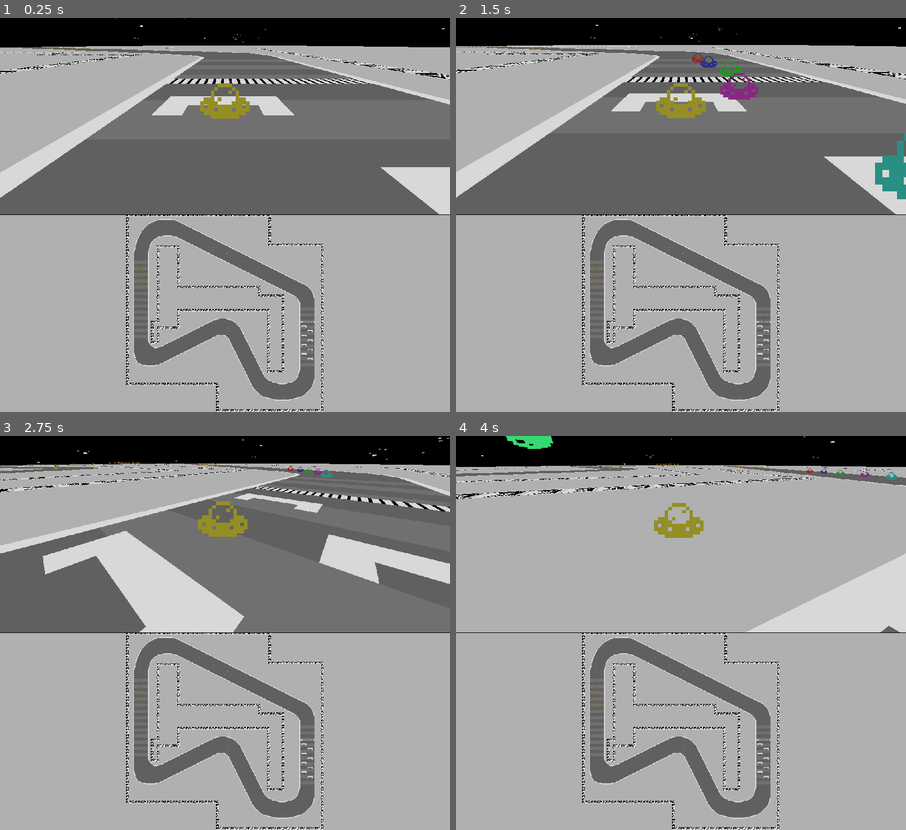
Above: before the commit, frames 1-4 (two rows, left to right).
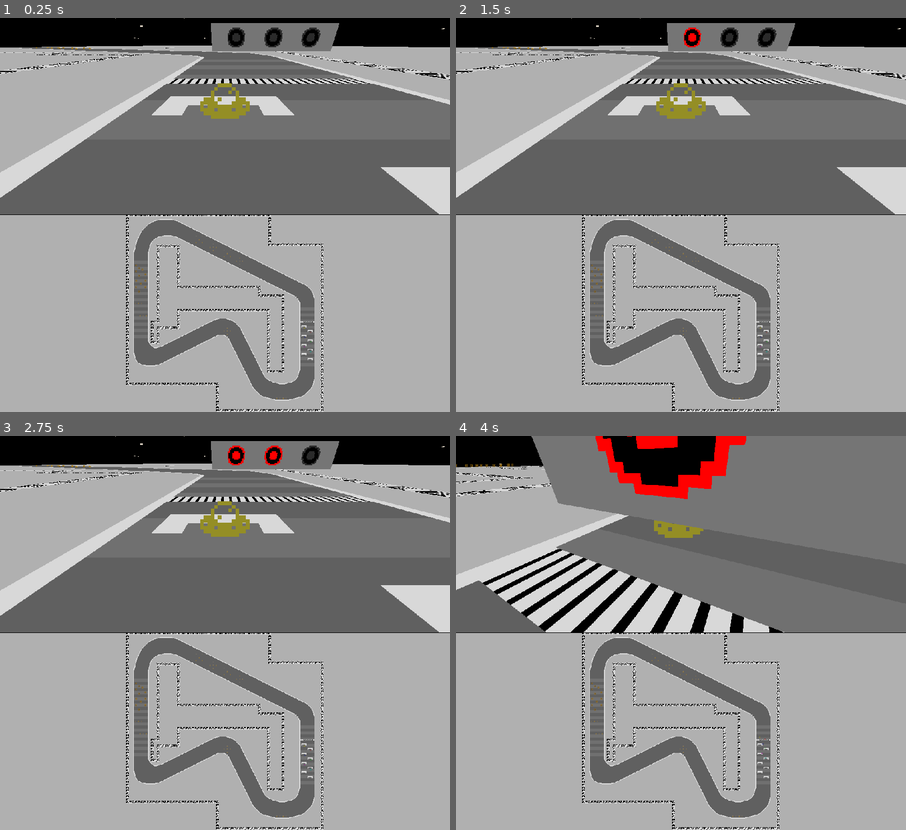
Above: after the commit, the same moments.

Repository: puzzud/MizJam1
Game: Godot game, scene res://Scenes/Game.tscn
Two runs of this game, one before a commit and one after it. Both use one fixed random seed, a clock stepped at 60 frames per second and the inputs below.
Inputs:
- Up to frame 1 (0.25 s): no input
- Up to frame 2 (1.5 s): hold D (game_turn_right) 0.53-1.28 s; hold S (game_brake) from 1.28 s (still down)
- Up to frame 3 (2.75 s): release S (game_brake) at 2.03 s; hold D (game_turn_right) from 2.03 s (still down)
- Up to frame 4 (4 s): release D (game_turn_right) at 2.78 s; hold Space (game_accelerate) 2.78-3.53 s; hold A (game_turn_left) from 3.53 s (still down)

The runs differ from the first frame. In frame 1, 1.7% of the frame differs, in the area x 46-76%, y 1-85%; in frame 2, 5.3%; in frame 3, 18%; in frame 4, 41%, in the area x 0-100%, y 0-82%.

Commit message:
Added race start sequence.

Diff:
--- a/Project/Scenes/Game.tscn
+++ b/Project/Scenes/Game.tscn
@@ -25,6 +25,9 @@
 
 [node name="Controller" type="Node" parent="Karts/Kart1"]
 script = ExtResource( 3 )
+
+[node name="Listener" type="Listener" parent="Karts/Kart1"]
+current = true
 
 [node name="Kart2" parent="Karts" instance=ExtResource( 2 )]
 transform = Transform( 1, 0, 0, 0, 1, 0, 0, 0, 1, 54.9208, 0, 12.0611 )
@@ -93,6 +96,8 @@
 
 [node name="ViewportTop" type="Viewport" parent="Viewports/ViewportContainerTop"]
 size = Vector2( 1024, 447 )
+handle_input_locally = false
+render_target_update_mode = 3
 
 [node name="Camera" type="Camera" parent="Viewports/ViewportContainerTop/ViewportTop"]
 transform = Transform( 0.999936, -0.00301202, 0.0108995, 0, 0.963873, 0.266362, -0.011308, -0.266345, 0.963811, 53.5164, 1.55599, 29.0126 )
@@ -112,6 +117,8 @@
 
 [node name="ViewportBottom" type="Viewport" parent="Viewports/ViewportContainerBottom"]
 size = Vector2( 1024, 448 )
+handle_input_locally = false
+render_target_update_mode = 3
 
 [node name="TopCamera" type="Camera" parent="Viewports/ViewportContainerBottom/ViewportBottom"]
 transform = Transform( 1, 0, 0, 0, -4.37114e-08, 1, 0, -1, -4.37114e-08, 0.0543633, 90.6568, 0.00218773 )
@@ -122,6 +129,7 @@
 fov = 56.7
 far = 150.0
 [connection signal="kartCrossedFinishLine" from="Track" to="." method="onTrackKartCrossedFinishLine"]
+[connection signal="startSequenceFinished" from="Track" to="." method="onTrackStartSequenceFinished"]
 
 [editable path="Karts/Kart1"]
 
--- a/Project/Scenes/Track1.tscn
+++ b/Project/Scenes/Track1.tscn
@@ -1,9 +1,10 @@
-[gd_scene load_steps=9 format=2]
+[gd_scene load_steps=10 format=2]
 
 [ext_resource path="res://Graphics/track1.png" type="Texture" id=1]
 [ext_resource path="res://Scripts/Track.gd" type="Script" id=2]
 [ext_resource path="res://Scenes/Coin.tscn" type="PackedScene" id=3]
 [ext_resource path="res://Scenes/QuestionBlock.tscn" type="PackedScene" id=4]
+[ext_resource path="res://Scenes/TrafficLight.tscn" type="PackedScene" id=5]
 
 [sub_resource type="PlaneMesh" id=1]
 
@@ -29,6 +30,9 @@
 transform = Transform( 64, 0, 0, 0, 1, 0, 0, 0, 64, 0, 0, 0 )
 mesh = SubResource( 1 )
 material = SubResource( 2 )
+
+[node name="TrafficLight" parent="." instance=ExtResource( 5 )]
+transform = Transform( 1, 0, 0, 0, 1, 0, 0, 0, 1, 53, 1.26131, 5.5 )
 
 [node name="FinishLine" type="Area" parent="."]
 transform = Transform( 1, 0, 0, 0, 1, 0, 0, 0, 1, 53.316, 0, 5.50187 )
@@ -274,6 +278,7 @@
 
 [node name="QuestionBlock12" parent="Items/QuestionBlocks" instance=ExtResource( 4 )]
 transform = Transform( 1, 0, 0, 0, 1, 0, 0, 0, 1, -55.0393, 0, -14.0053 )
+[connection signal="sequenceFinished" from="TrafficLight" to="." method="onTrafficLightSequenceFinished"]
 [connection signal="body_entered" from="FinishLine" to="." method="onFinishLineBodyEntered"]
 [connection signal="itemPickedUp" from="Items/Coins/Coin1" to="." method="onItemPickedUp"]
 [connection signal="itemPickedUp" from="Items/Coins/Coin2" to="." method="onItemPickedUp"]
--- /dev/null
+++ b/Project/Scenes/TrafficLight.tscn
@@ -0,0 +1,55 @@
+[gd_scene load_steps=5 format=2]
+
+[ext_resource path="res://Graphics/tileset_legacy_trans.png" type="Texture" id=1]
+[ext_resource path="res://Scripts/TrafficLight.gd" type="Script" id=2]
+[ext_resource path="res://Sounds/StartSequenceBeep1.ogg" type="AudioStream" id=3]
+[ext_resource path="res://Sounds/StartSequenceBeep2.ogg" type="AudioStream" id=4]
+
+[node name="TrafficLight" type="Spatial"]
+script = ExtResource( 2 )
+
+[node name="CSGBox" type="CSGBox" parent="."]
+transform = Transform( 1, 0, 0, 0, 1, 0, 0, 0, 1, 0, 0.5, 0 )
+width = 5.0
+height = 1.0
+depth = 0.125
+
+[node name="Lights" type="Spatial" parent="CSGBox"]
+
+[node name="Light1" type="Sprite3D" parent="CSGBox/Lights"]
+transform = Transform( 1, 0, 0, 0, 1, 0, 0, 0, 1, -1.5, 0, 0.1 )
+modulate = Color( 0.258824, 0.258824, 0.258824, 1 )
+pixel_size = 0.05
+texture = ExtResource( 1 )
+region_enabled = true
+region_rect = Rect2( 459, 408, 16, 16 )
+
+[node name="Light2" type="Sprite3D" parent="CSGBox/Lights"]
+transform = Transform( 1, 0, 0, 0, 1, 0, 0, 0, 1, 0, 0, 0.100331 )
+modulate = Color( 0.258824, 0.258824, 0.258824, 1 )
+pixel_size = 0.05
+texture = ExtResource( 1 )
+region_enabled = true
+region_rect = Rect2( 459, 408, 16, 16 )
+
+[node name="Light3" type="Sprite3D" parent="CSGBox/Lights"]
+transform = Transform( 1, 0, 0, 0, 1, 0, 0, 0, 1, 1.5, 0, 0.1 )
+modulate = Color( 0.258824, 0.258824, 0.258824, 1 )
+pixel_size = 0.05
+texture = ExtResource( 1 )
+region_enabled = true
+region_rect = Rect2( 459, 408, 16, 16 )
+
+[node name="AudioPlayers" type="Spatial" parent="."]
+
+[node name="Beep1" type="AudioStreamPlayer" parent="AudioPlayers"]
+stream = ExtResource( 3 )
+
+[node name="Beep2" type="AudioStreamPlayer" parent="AudioPlayers"]
+stream = ExtResource( 4 )
+
+[node name="Timers" type="Node" parent="."]
+
+[node name="SequenceTimer" type="Timer" parent="Timers"]
+one_shot = true
+[connection signal="timeout" from="Timers/SequenceTimer" to="." method="onSequenceTimerTimeout"]
--- a/Project/Scripts/Game.gd
+++ b/Project/Scripts/Game.gd
@@ -8,6 +8,8 @@
 func _ready():
 	initialKartIds()
 	initialKartLapCounts()
+
+	startTrafficLight()
 
 func _input(event: InputEvent) -> void:
 	if Input.is_key_pressed(KEY_F1):
@@ -23,6 +25,9 @@
 
 func increaseKartLapCount(kartId) -> void:
 	kartLapCounts[kartId] += 1
+
+func getTrack() -> Track:
+	return $Track as Track
 
 func initialKartIds() -> void:
 	var id = 0
@@ -52,3 +57,14 @@
 
 func endRace() -> void:
 	get_tree().reload_current_scene()
+
+func startTrafficLight() -> void:
+	getTrack().startStartSequence()
+
+func onTrackStartSequenceFinished() -> void:
+	unlockAllKarts()
+
+func unlockAllKarts() -> void:
+	for _kart in $Karts.get_children():
+		var kart: Kart = _kart
+		kart.positionLocked = false
--- a/Project/Scripts/Kart.gd
+++ b/Project/Scripts/Kart.gd
@@ -18,6 +18,8 @@
 var acceleration := Vector3.ZERO
 var velocity := Vector3.ZERO
 var steerDirection := 0.0
+
+var positionLocked := true
 
 var intendedTurnDirection := 0.0
 var intendedAccelerating := false
@@ -40,6 +42,9 @@
 	steerDirection = deg2rad(-intendedTurnDirection * steeringAngle)
 
 func _physics_process(delta: float) -> void:
+	if positionLocked:
+		return
+
 	acceleration = Vector3.ZERO
 
 	if intendedAccelerating:
--- a/Project/Scripts/Track.gd
+++ b/Project/Scripts/Track.gd
@@ -1,6 +1,7 @@
 extends Spatial
 class_name Track
 
+signal startSequenceFinished()
 signal kartCrossedFinishLine(kart)
 
 func _ready():
@@ -13,6 +14,12 @@
 func getNavigation() -> Navigation:
 	return $Navigation as Navigation
 
+func startStartSequence() -> void:
+	$TrafficLight.startSequence()
+
+func onTrafficLightSequenceFinished() -> void:
+	emit_signal("startSequenceFinished")
+
 func onFinishLineBodyEntered(body: Node) -> void:
 	emit_signal("kartCrossedFinishLine", body)
 
--- /dev/null
+++ b/Project/Scripts/TrafficLight.gd
@@ -0,0 +1,66 @@
+extends Spatial
+class_name TrafficLight
+
+signal sequenceFinished()
+
+var lightOnStates := [
+	false,
+	false,
+	false
+]
+
+var lightOffColor := Color.black + (Color.darkgray / 4.0)
+
+var lightColors := [
+	Color.red,
+	Color.red,
+	Color.green
+]
+
+func _ready() -> void:
+	turnOffAllLights()
+
+func getNumberOfLightsOn() -> int:
+	var numberOfLightsOn := 0
+
+	for on in lightOnStates:
+		if on:
+			numberOfLightsOn += 1
+
+	return numberOfLightsOn
+
+func areAllLightsOn() -> bool:
+	return getNumberOfLightsOn() == lightOnStates.size()
+
+func turnOnLight(lightIndex: int, on: bool) -> void:
+	var light: Sprite3D = $CSGBox/Lights.get_child(lightIndex)
+	if on:
+		light.modulate = lightColors[lightIndex]
+	else:
+		light.modulate = lightOffColor
+
+func turnOnNextLight() -> void:
+	for i in range(0, lightOnStates.size()):
+		if not lightOnStates[i]:
+			lightOnStates[i] = true
+			turnOnLight(i, true)
+			return
+
+func turnOffAllLights() -> void:
+	for i in range(0, lightOnStates.size()):
+		turnOnLight(i, false)
+
+func startSequence() -> void:
+	$Timers/SequenceTimer.start()
+
+func onSequenceTimerTimeout() -> void:
+	turnOnNextLight()
+
+	if not areAllLightsOn():
+		$AudioPlayers/Beep1.play()
+
+		$Timers/SequenceTimer.start()
+	else:
+		$AudioPlayers/Beep2.play()
+
+		emit_signal("sequenceFinished")
--- a/Project/project.godot
+++ b/Project/project.godot
@@ -53,6 +53,11 @@
 "class": "Track",
 "language": "GDScript",
 "path": "res://Scripts/Track.gd"
+}, {
+"base": "Spatial",
+"class": "TrafficLight",
+"language": "GDScript",
+"path": "res://Scripts/TrafficLight.gd"
 } ]
 _global_script_class_icons={
 "AiController": "",
@@ -63,7 +68,8 @@
 "HumanController": "",
 "Kart": "",
 "QuestionBlock": "",
-"Track": ""
+"Track": "",
+"TrafficLight": ""
 }
 
 [application]
Binary file changed: Project/Graphics/tileset_legacy_trans.png
Not shown, added: Project/Sounds/StartSequenceBeep1.ogg.import
Not shown, added: Project/Sounds/StartSequenceBeep2.ogg.import
Not shown, added: Project/Sounds/StartSequenceBeep1.ogg
Not shown, added: Project/Sounds/StartSequenceBeep2.ogg
